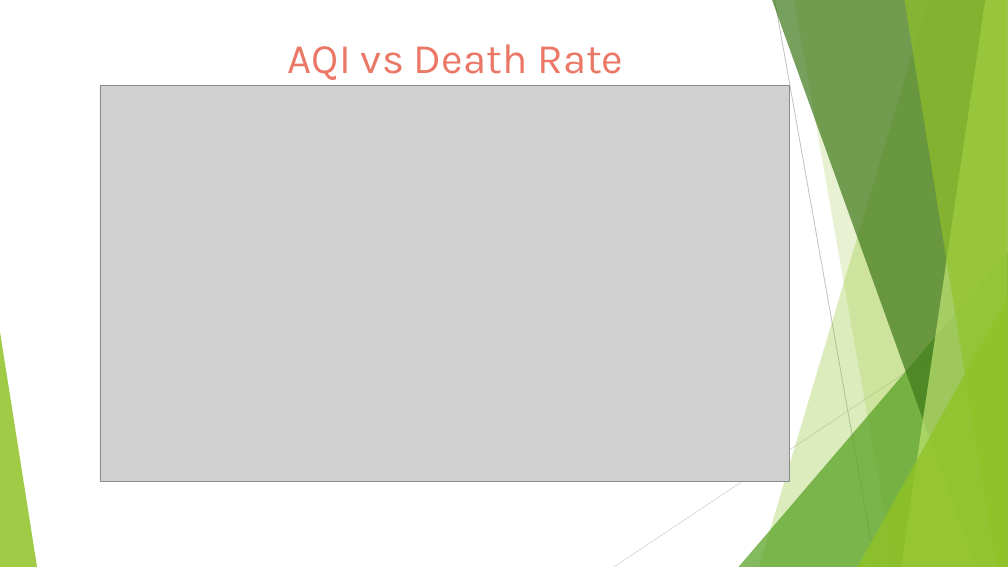
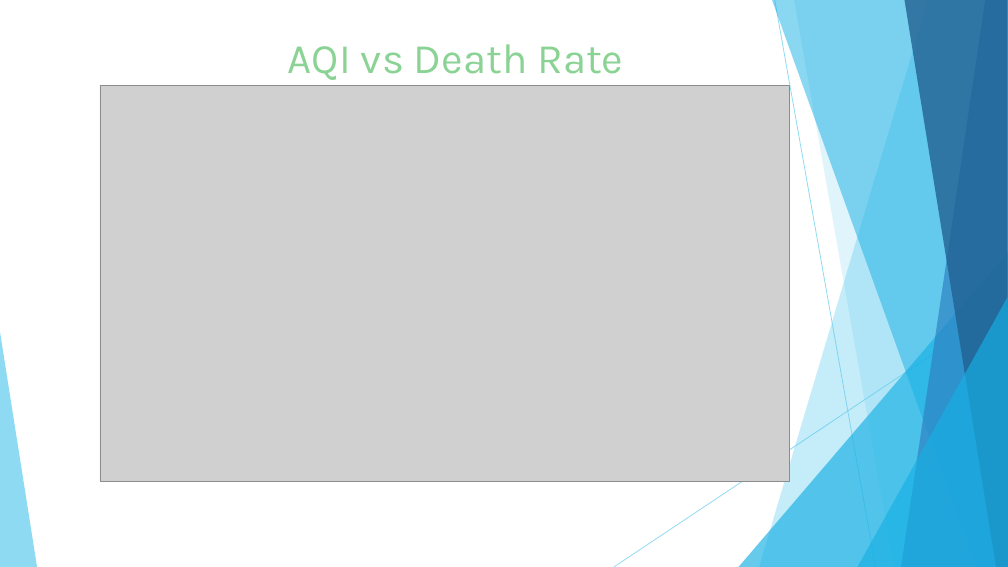
Before and after one commit to Kgyoung01/Project-10, a slide deck: slide 6 of Air Quality Index Analysis Presentation.pptx. Drawn at 1008x567 pixels with LibreOffice and Linux fonts; fonts in the diff are those of the drawing; grey boxes stand for pictures. Boxes give left, top, right and bottom in pixels: in the first picture for what was removed or moved away, otherwise in the second. Text is boxed around its words. In the diff, an @@ line names an element or a change of style, - is before the commit and + after.

```diff
--- a/Air Quality Index Analysis Presentation.pptx
+++ b/Air Quality Index Analysis Presentation.pptx
@@ text "AQI vs Death Rate" at <box>288,44,623,80</box>: text colour #EB7766 to #8AD394 @@
@@ freeform shape at <box>759,0,1008,567</box>: fill #90C226 at 30% opacity to #5FCBEF at 36% opacity @@
@@ freeform shape at <box>772,0,1008,567</box>: fill #3F7819 at 70% opacity to #17B0E4 at 50% opacity @@
@@ line (775, 0) - (876, 567): stroke #BFBFBF 0.75 pt to #5FCBEF 0.75 pt @@
@@ freeform shape at <box>794,0,1008,567</box>: fill #90C226 at 20% opacity to #5FCBEF at 20% opacity @@
@@ freeform shape at <box>901,0,1008,567</box>: fill #C0E474 at 70% opacity to #2E83C3 at 70% opacity @@
@@ freeform shape at <box>904,0,1008,567</box>: fill #90C226 at 65% opacity to #226292 at 80% opacity @@
@@ triangle at <box>739,252,1008,567</box>: fill #54A021 at 72% opacity to #17B0E4 at 66% opacity @@
@@ triangle at <box>858,297,1008,567</box>: fill #90C226 at 80% opacity to #17B0E4 at 66% opacity @@
@@ line (1008, 305) - (614, 567): stroke #D9D9D9 0.75 pt to #5FCBEF 0.75 pt @@
@@ triangle at <box>0,332,37,567</box>: fill #90C226 at 85% opacity to #5FCBEF at 70% opacity @@
```
Also in this commit, not shown: 10 other slides changed.
